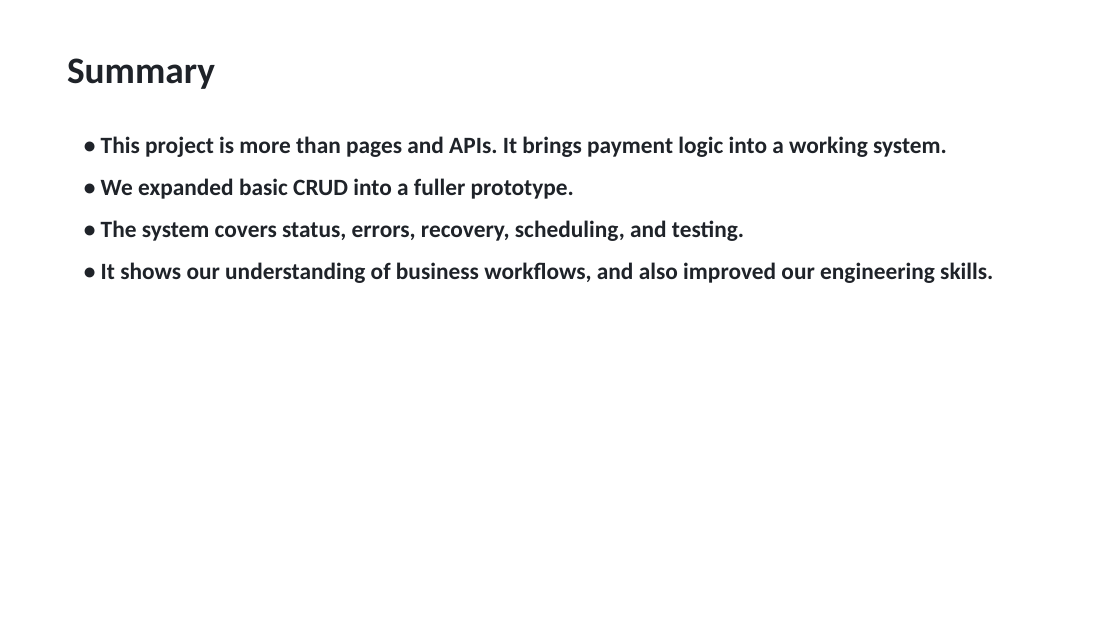
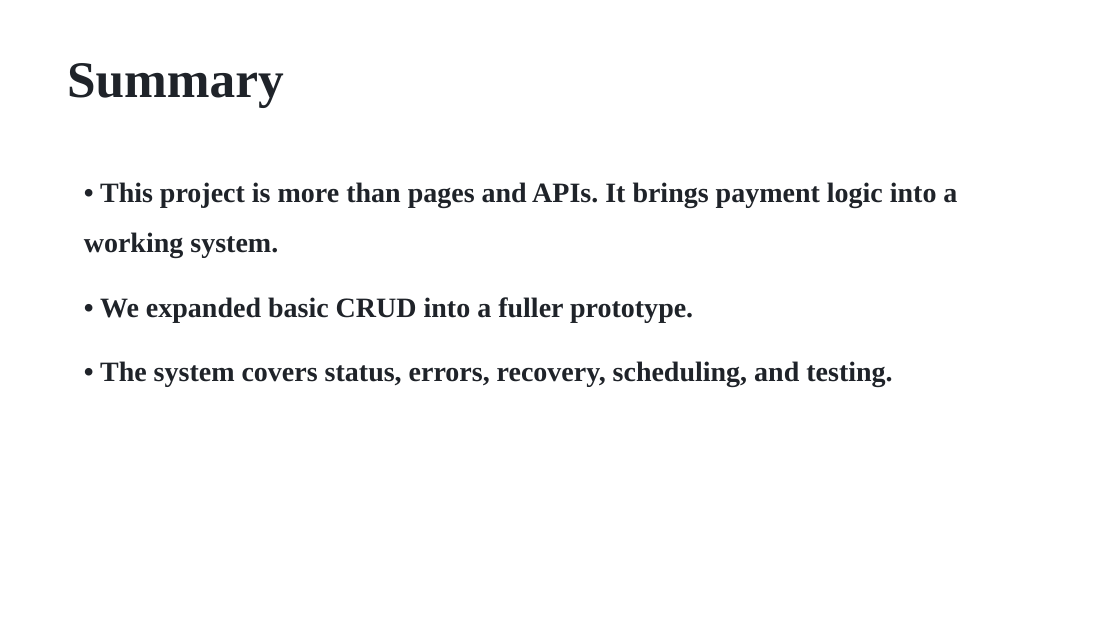
Before and after one commit to Neueda-Learning/Six, a slide deck: slide 13 of Payments-Processing-Presentation.pptx (slide 15 before the commit). Drawn at 1120x630 pixels with LibreOffice and Linux fonts; fonts in the diff are those of the drawing. Boxes give left, top, right and bottom in pixels: in the first picture for what was removed or moved away, otherwise in the second. Text is boxed around its words. In the diff, an @@ line names an element or a change of style, - is before the commit and + after.

```diff
--- a/Payments-Processing-Presentation.pptx
+++ b/Payments-Processing-Presentation.pptx
@@ text "Summary" at (x1=67, y1=63, x2=284, y2=108): size 32 to 44 pt, font Calibri to Times New Roman @@
@@ text "• This project is more ..." moved from (x1=101, y1=136, x2=993, y2=283) to (x1=84, y1=182, x2=957, y2=386) @@
@@ text "• This project is more ..." at (x1=84, y1=182, x2=957, y2=386): size 20 to 24 pt, font Calibri to Times New Roman; line spacing 1 to 1.5 @@
@@ text at (x1=101, y1=262, x2=993, y2=283): paragraph removed @@
-• It shows our understanding of business workflows, and also improved our engineering skills.
```
Also in this commit, not shown: 9 other slides changed, 4 slides added, 5 slides removed.
